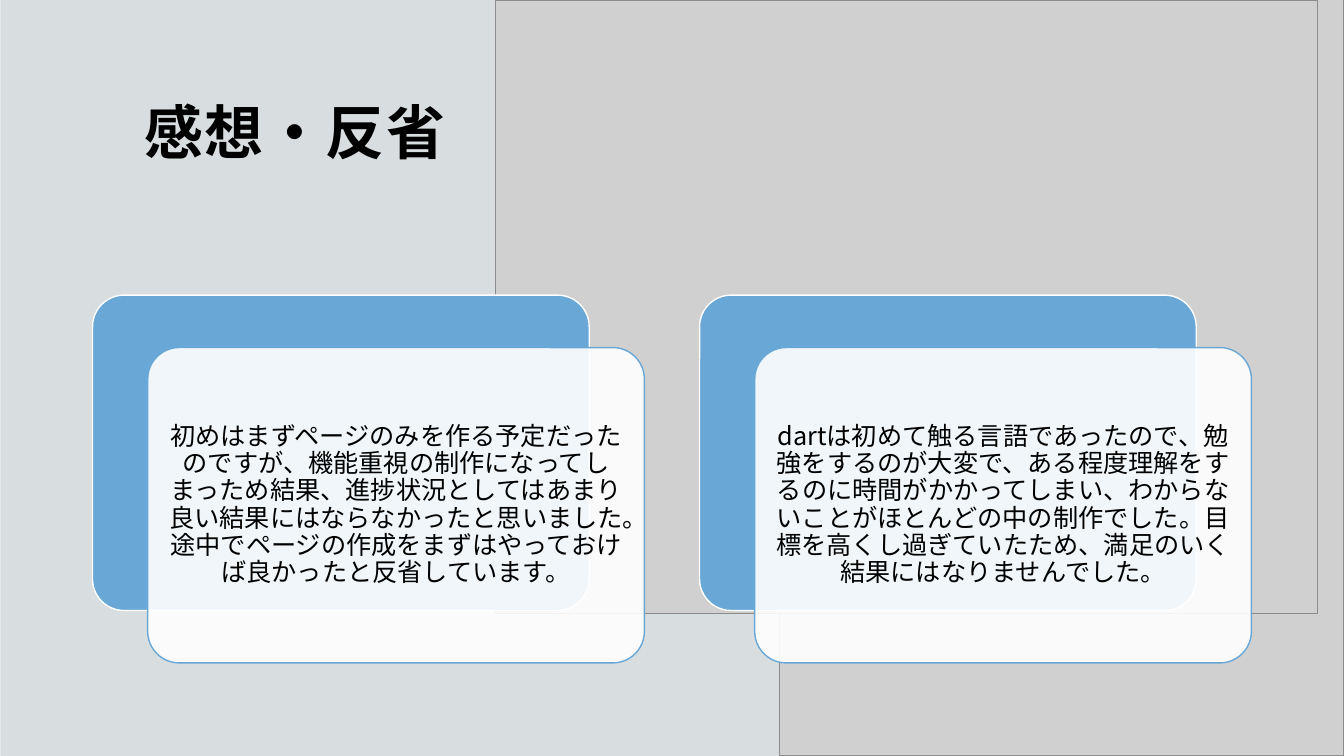
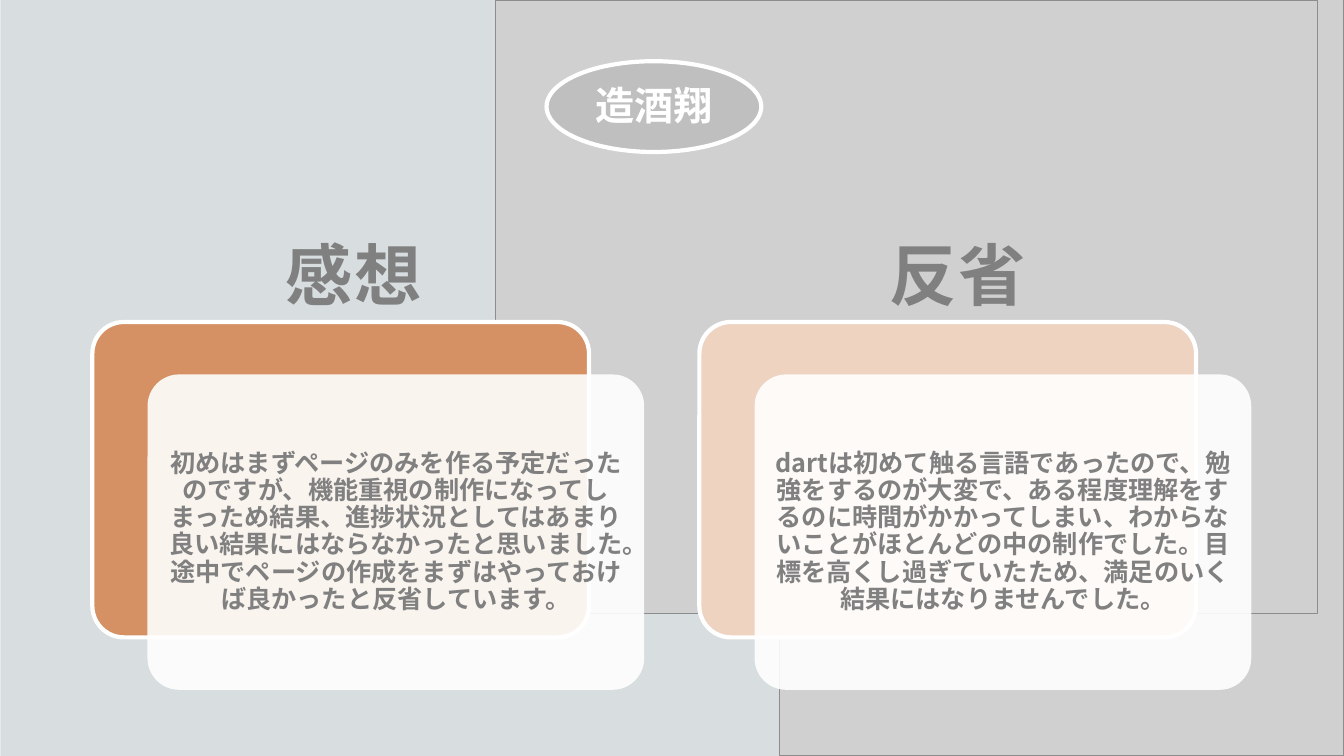
Before and after one commit to mksu000/foodloss2024, a slide deck: slide 7 of 造酒翔・三瓶眞.pptx (slide 8 before the commit). Drawn at 1344x756 pixels with LibreOffice and Linux fonts; fonts in the diff are those of the drawing; grey boxes stand for pictures; background and template pictures are left out. Boxes give left, top, right and bottom in pixels: in the first picture for what was removed or moved away, otherwise in the second. Text is boxed around its words. In the diff, an @@ line names an element or a change of style, - is before the commit and + after.

```diff
--- a/造酒翔・三瓶眞.pptx
+++ b/造酒翔・三瓶眞.pptx
@@ ellipse added at [546,62,761,152], fill #BFBFBF, outline #FFFFFF 3 pt @@
@@ text added at [595,87,712,123], 28 pt, text #FFFFFF, bold @@
+造酒翔
@@ title removed at [144,103,445,160] @@
-感想・反省
@@ title added at [285,242,421,305], 48 pt, text #808080, bold @@
+感想
@@ text added at [889,243,1025,306], 48 pt, text #808080, bold @@
+反省
@@ rounded rectangle at [93,322,590,637]: fill #69A8D6 to #D59164; outline #FFFFFF 1 pt to #FFFFFF 3 pt @@
@@ rounded rectangle at [700,322,1197,637]: fill #69A8D6 to #EED3C1; outline #FFFFFF 1 pt to #FFFFFF 3 pt @@
@@ 4 rounded rectangles, 2 texts: place and size @@
-4 rounded rectangles, 2 texts at [93,295,1252,663]
+4 rounded rectangles, 2 texts at [93,322,1252,690]
@@ rounded rectangle at [147,374,644,690]: outline #69A8D6 1 pt to none @@
@@ text "初めはまずページのみを作る予定だったのですが、機能重視の制作になってしまっため結果、進捗状況としてはあまり良い結果にはな ..." at [169,450,648,610]: text colour #000000 to #808080, bold on @@
@@ rounded rectangle at [755,374,1252,690]: outline #69A8D6 1 pt to none @@
@@ text "dartは初めて触る言語であったので、勉強をするのが大変で、ある程度理解をするのに時間がかかってしまい、わからないことが ..." at [776,450,1231,610]: text colour #000000 to #808080, bold on @@
```
Also in this commit, not shown: 6 other slides changed, 1 slide removed.
